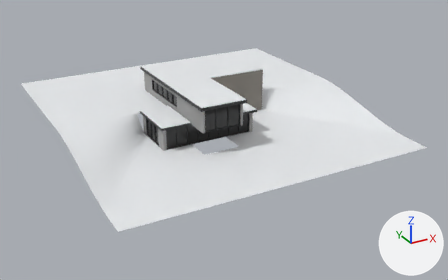
An edit to the glTF model public/houses/senja/senja.glb, drawn before and after from the same camera.
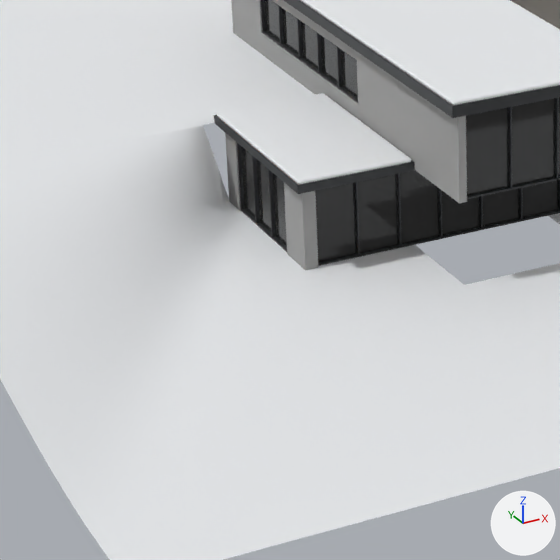
Each version appears first whole from a 50 mm camera at (-39.6, -76.8, 31.8) aimed at (0.8, -3.2, -4.9), and next in a close-up on the part from 19% to 51% of the width and 29% to 81% of the height. Every picture has the same lights, and +X, +Y and +Z are marked at lower right. The older version's two pictures come first. Where no turn or scale is listed for an object, it has been applied to the vertices. Vertices at exactly the same position are counted once.

Objects in the first close-up: 'glazing:bar-end', 'glazing:bar-side', 'glazing:lower-front', 'glazing:lower-side', 'plinth', 'shell'.
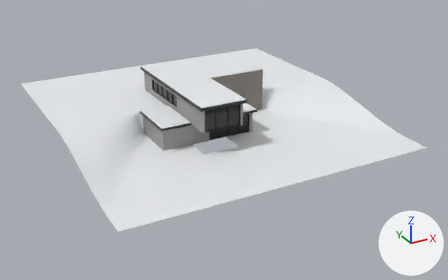
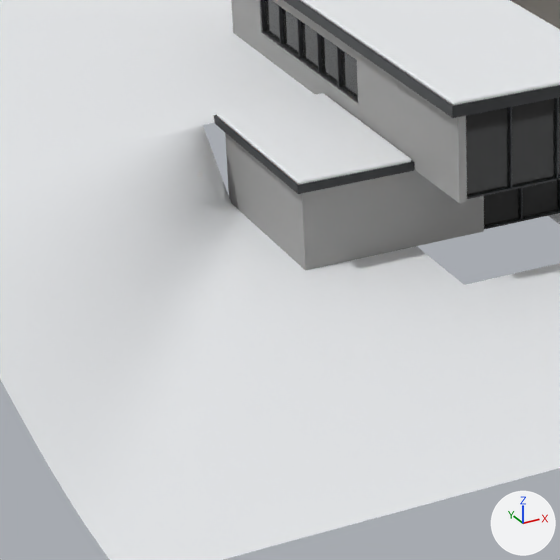
Where the newer file only moved an object's origin or applied its transform, the numbers keep the older frame.

Boxes [x1, y1, x2, y2] around the edits, measured in the close-ups (560 x 560 px; the box of a moved part takes in the faces that stretch with it):
'glazing:lower-side', deleted: before [241, 146, 287, 246]
part 1 of me_glazing_lower_front, moved or reshaped: before [315, 170, 487, 262]; after [484, 195, 487, 226]
part 2 of me_shell, deleted: before [237, 143, 443, 255]
part 3 of me_shell, built on: before [218, 93, 560, 270]
part 4 of me_shell, built on: before [480, 196, 483, 230]; after [302, 170, 560, 270]

What changed in the scene script:
```text
Change me_glazing_lower_front:
    used by ob_glazing_lower_front; location = (-3.0, -5.71, -1.6)
    remove me_glazing_lower_front.from_pydata(...)  # 4 vertices, 2 faces; spans x -6.5..6.5, y 0.0, z -1.6..1.6
    add me_glazing_lower_front.from_pydata(...)  # 4 vertices, 2 faces; spans x 0.0..6.5, y 0.0, z -1.6..1.6
    me_glazing_lower_front part 1
    me_glazing_lower_front.vertices[0].co: (-6.5, 0.0, -1.6) -> (0.0, 0.0, -1.6)
    me_glazing_lower_front.vertices[3].co: (-6.5, 0.0, 1.6) -> (0.0, 0.0, 1.6)
Change me_shell:
    used by ob_shell; location = (-0.2, 0.0, 0.31)
    remove me_shell.from_pydata(...)  # 1979 vertices, 3488 faces; spans x -10.2..10.2, y -10.4..10.4, z -3.5..3.5
    add me_shell.from_pydata(...)  # 1697 vertices, 2966 faces; spans x -10.2..10.2, y -10.4..10.4, z -3.5..3.5
    me_shell part 2: 6 loose pieces with 192 vertices, spanning x -9.7..-4.4, y -5.8..0.0, z -3.5..-0.3, are deleted
    me_shell part 3: 1 vertex moved within x -10.1, y 0.9, z 0.1; 126 vertices removed from x -9.8..3.7, y -6.0..0.0, z -3.5..-0.3; 5 vertices added at x -9.5..3.9, y -5.7..0.7, z -0.3
    me_shell part 4: 6 vertices removed from x -2.8, y -5.8..-5.7, z -3.5..-0.3; 37 vertices added at x -2.8..-2.7, y -6.0..-5.7, z -3.5..-0.3
    other edits to the shape of me_shell do not show in these pictures
Remove ob_glazing_lower_side:
    ob_glazing_lower_side = bpy.data.objects.new('glazing:lower-side', me_glazing_lower_side)
    ob_glazing_lower_side.location = (-9.81, -2.2, -1.6)
```
